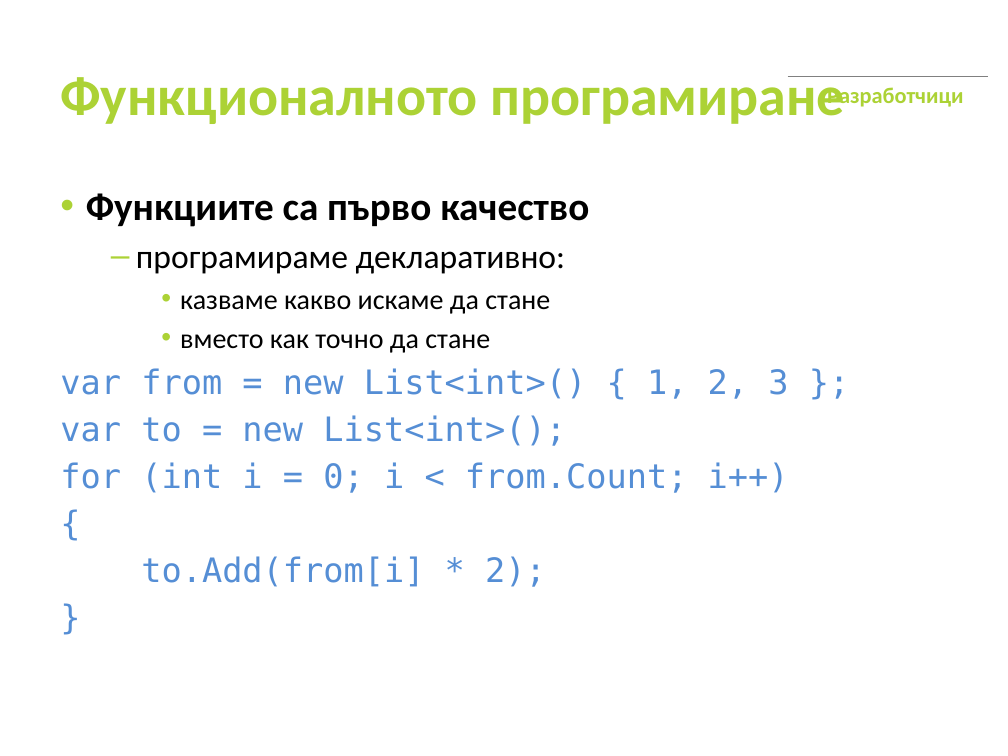
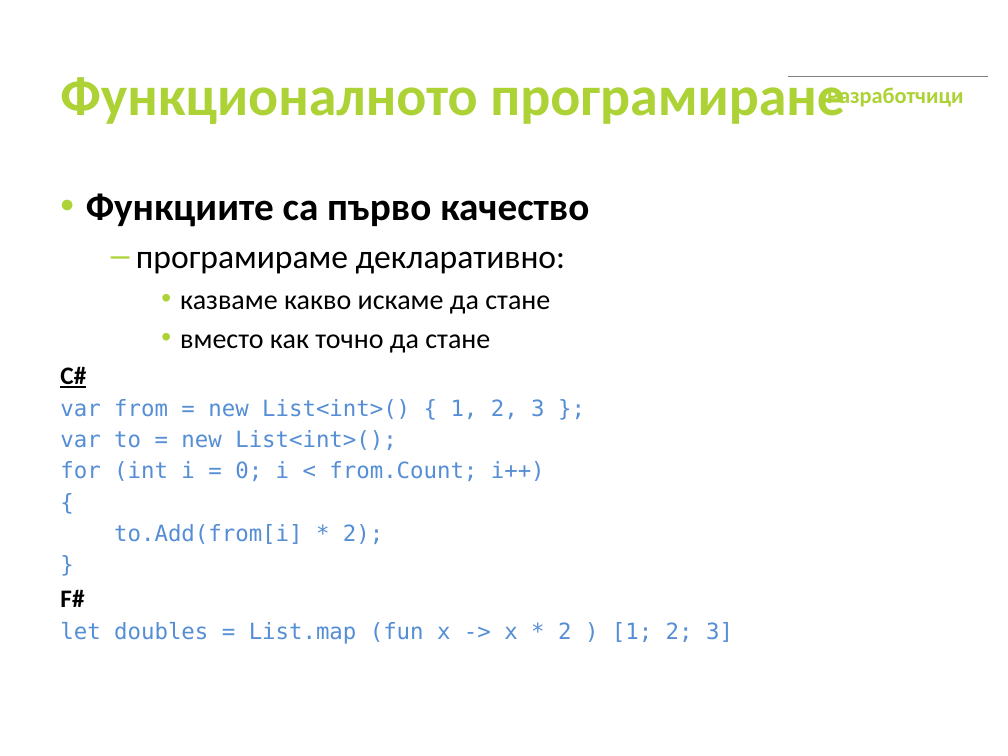
Before and after one commit to hdeshev/fsharp-msdays09, a slide deck: slide 6 of MSDays09_HristoDeshev.pptx. Drawn at 1008x756 pixels with LibreOffice and Linux fonts; fonts in the diff are those of the drawing; background and template pictures are left out. Boxes give left, top, right and bottom in pixels: in the first picture for what was removed or moved away, otherwise in the second. Text is boxed around its words. In the diff, an @@ line names an element or a change of style, - is before the commit and + after.

Commit message:
last changes to the slides

```diff
--- a/MSDays09_HristoDeshev.pptx
+++ b/MSDays09_HristoDeshev.pptx
@@ text at [60,366,86,388]: paragraph added @@
+C#
@@ text at [60,399,545,544]: size 24 to 16 pt in "var from = new List<int>() { 1, ...", "var to = new List<int>();", "for (int i = 0; i < ...", "{" and 2 more places; less space between paragraphs @@
@@ text at [60,589,733,644]: paragraphs added @@
+F#
+let doubles = List.map (fun x -> x * 2 ) [1; 2; 3]
```
